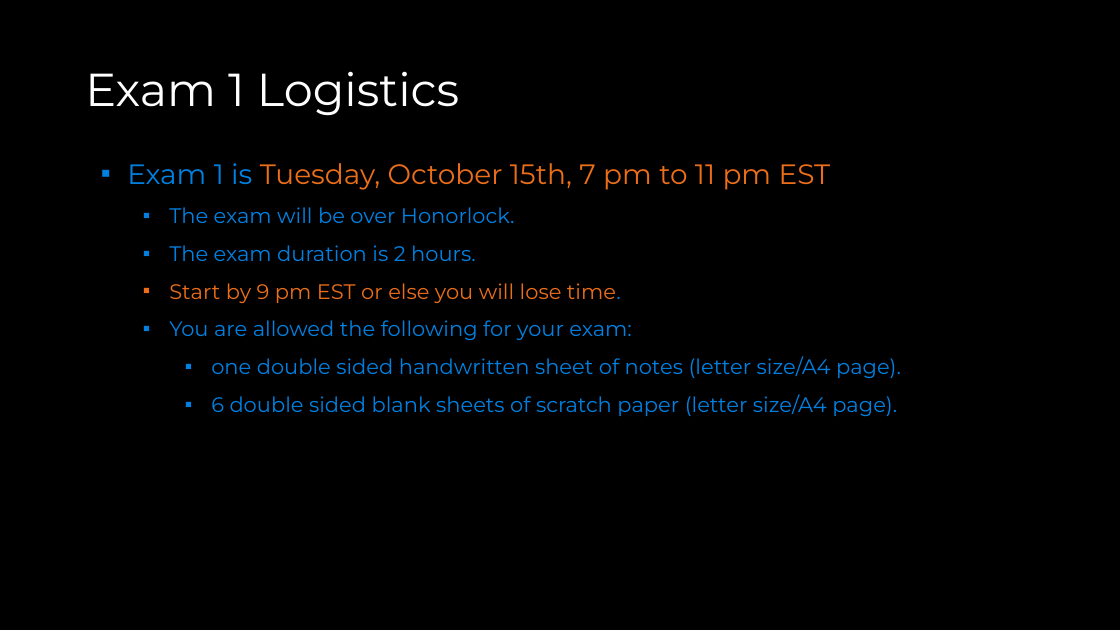
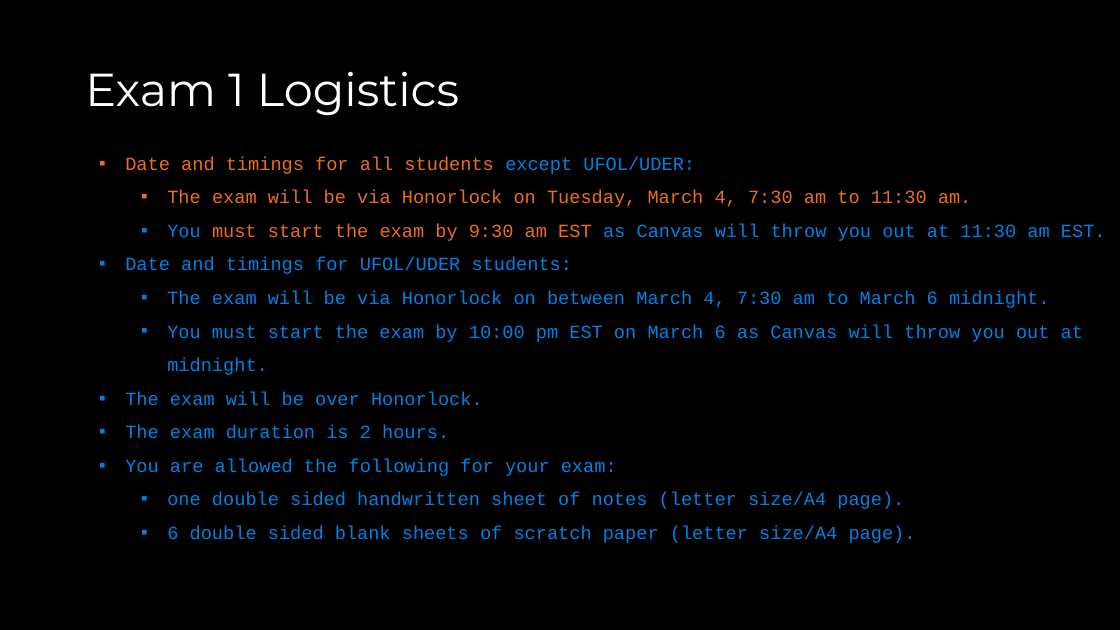
Before and after one commit to COP3530/Instructional-Content, a slide deck: slide 4 of Slides/Slides-PPT/Exam 1 - Review A.pptx. Drawn at 1120x630 pixels with LibreOffice and Linux fonts; fonts in the diff are those of the drawing. Boxes give left, top, right and bottom in pixels: in the first picture for what was removed or moved away, otherwise in the second. Text is boxed around its words. In the diff, an @@ line names an element or a change of style, - is before the commit and + after.

Commit message:
exam review A updated

```diff
--- a/Slides/Slides-PPT/Exam 1 - Review A.pptx
+++ b/Slides/Slides-PPT/Exam 1 - Review A.pptx
@@ text at (x1=125, y1=157, x2=1106, y2=375): text changed; size 24 to 16 pt; font Montserrat to Courier New; text colour #EB6E19 to #0081E2 @@
-▪ Exam 1 is Tuesday, October 15th, 7 pm to 11 pm EST
+▪ Date and timings for all students except UFOL/UDER:
+  ▪ The exam will be via Honorlock on Tuesday, March 4, 7:30 am to 11:30 am.
+  ▪ You must start the exam by 9:30 am EST as Canvas will throw you out at 11:30 am EST.
+▪ Date and timings for UFOL/UDER students:
+  ▪ The exam will be via Honorlock on between March 4, 7:30 am to March 6 midnight.
+  ▪ You must start the exam by 10:00 pm EST on March 6 as Canvas will throw you out at midnight.
@@ text at (x1=169, y1=283, x2=621, y2=303): paragraph removed @@
-  ▪ Start by 9 pm EST or else you will lose time.
@@ text at (x1=125, y1=392, x2=916, y2=543): size 18 to 16 pt, font Montserrat to Courier New in "The exam will be over Honorlock.", "The exam duration is 2 hours.", "You are allowed the following for your ...", "one double sided handwritten sheet of notes ..." and 1 more places; list level 2 to 1 in "The exam will be over ..."; list level 2 to 1 in "The exam duration is 2 ..."; list level 2 to 1 in "You are allowed the following ..."; list level 3 to 2 in "one double sided handwritten sheet ..."; list level 3 to 2 in "6 double sided blank sheets ..." @@
```
Also in this commit, not shown: 2 other files.
